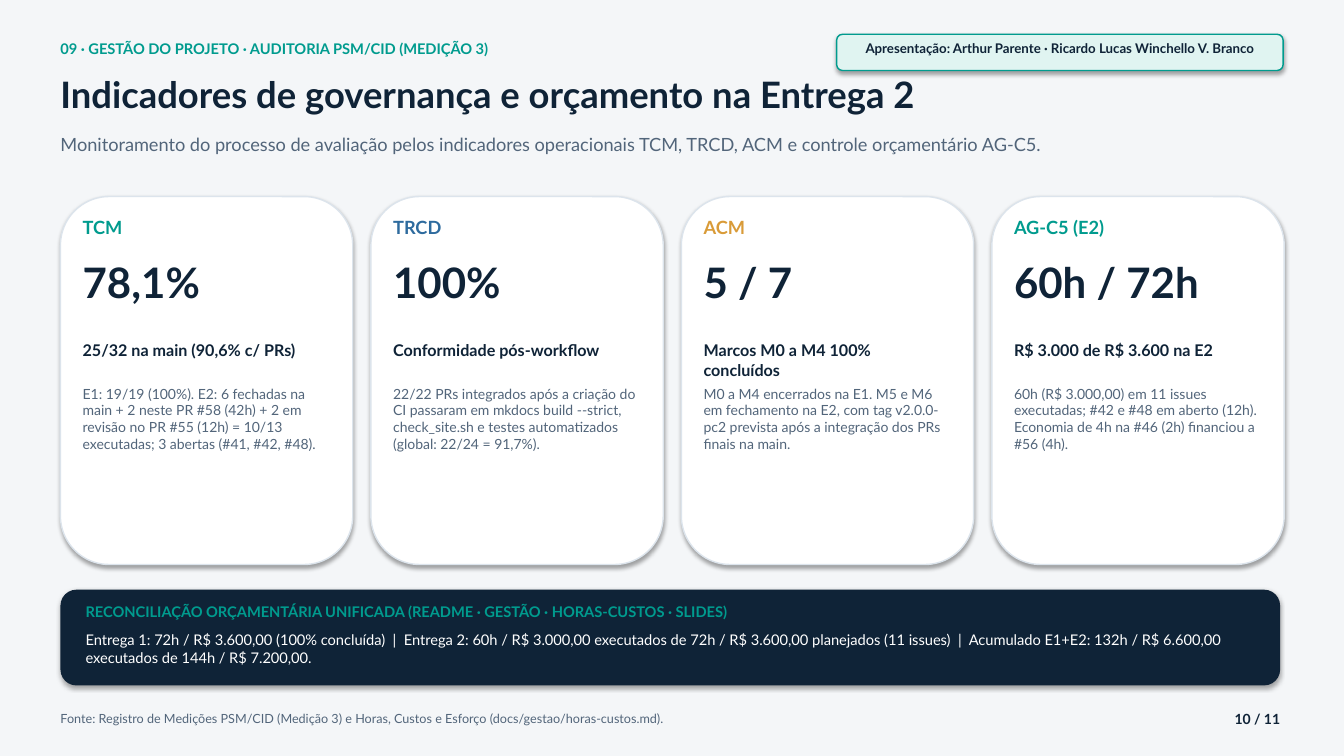
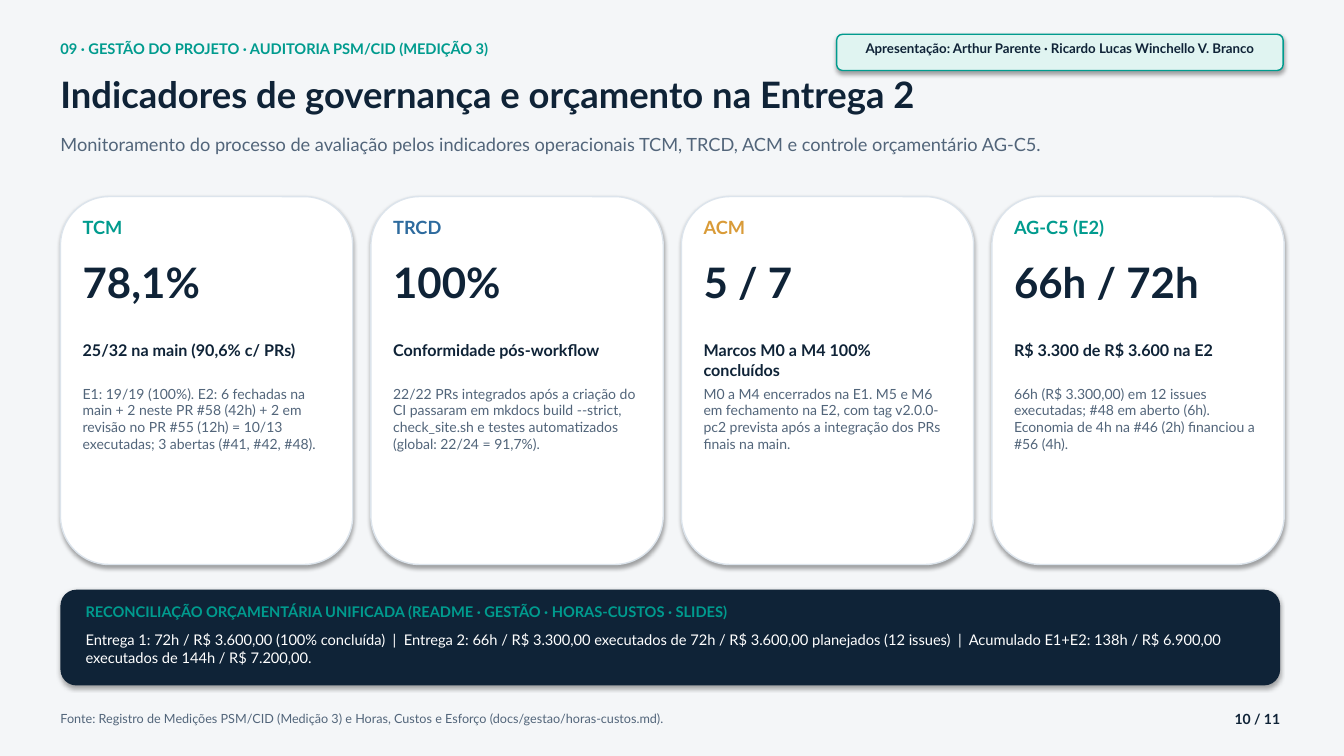
Before and after one commit to FCTE-Qualidade-de-Software-1/2026-2_T02_GRACE_HOPPER, a slide deck: slide 10 of docs/apresentacao_pc2.pptx. Drawn at 1344x756 pixels with LibreOffice and Linux fonts; fonts in the diff are those of the drawing. Boxes give left, top, right and bottom in pixels: in the first picture for what was removed or moved away, otherwise in the second. Text is boxed around its words. In the diff, an @@ line names an element or a change of style, - is before the commit and + after.

Commit message:
fix(#42): reconcilia horas, IQM e textos da M6 e atualiza slides do PC2
- Totais da E2 (66h / R$ 3.300,00, 12 issues) e do projeto (138h / R$ 6.900,00) em README, gestão, horas-custos e registro de medições
- Remove menções a IQC_Conf/IQM suspensos no plano, Fase 4, framework GQM, níveis de julgamento e entregáveis
- Atualiza cenários de sensibilidade S2/S3 e a Tabela 10 com M6 medida
- Corrige $$ na Tabela 10 do plano
- Registra o desvio do T06 e a rodada inicial no manifesto e nas limitações da M6
- Atualiza slides do PC2 (M6 = 100%, IQC_Conf = 2,80, IQM = 2,83, hipóteses 9/3/2 e horas)

```diff
--- a/docs/apresentacao_pc2.pptx
+++ b/docs/apresentacao_pc2.pptx
@@ text at (x1=1014, y1=266, x2=1198, y2=299): text changed @@
-60h / 72h
+66h / 72h
@@ text at (x1=1014, y1=342, x2=1213, y2=358): text changed @@
-R$ 3.000 de R$ 3.600 na E2
+R$ 3.300 de R$ 3.600 na E2
@@ text at (x1=1014, y1=387, x2=1255, y2=451): text changed @@
-60h (R$ 3.000,00) em 11 issues executadas; #42 e #48 em aberto (12h). Economia de 4h na #46 (2h) financiou a #56 (4h).
+66h (R$ 3.300,00) em 12 issues executadas; #48 em aberto (6h). Economia de 4h na #46 (2h) financiou a #56 (4h).
@@ text at (x1=86, y1=633, x2=1221, y2=665): text changed @@
-Entrega 1: 72h / R$ 3.600,00 (100% concluída) | Entrega 2: 60h / R$ 3.000,00 executados de 72h / R$ 3.600,00 planejados (11 issues) | Acumulado E1+E2: 132h / R$ 6.600,00 executados de 144h / R$ 7.200,00.
+Entrega 1: 72h / R$ 3.600,00 (100% concluída) | Entrega 2: 66h / R$ 3.300,00 executados de 72h / R$ 3.600,00 planejados (12 issues) | Acumulado E1+E2: 138h / R$ 6.900,00 executados de 144h / R$ 7.200,00.
```
Also in this commit, not shown: 7 other slides changed, 12 other files.
